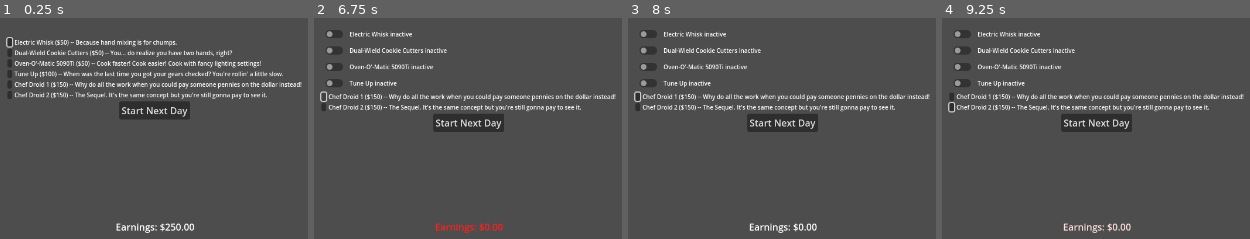
Above: before the commit, frames 1-4 (left to right).
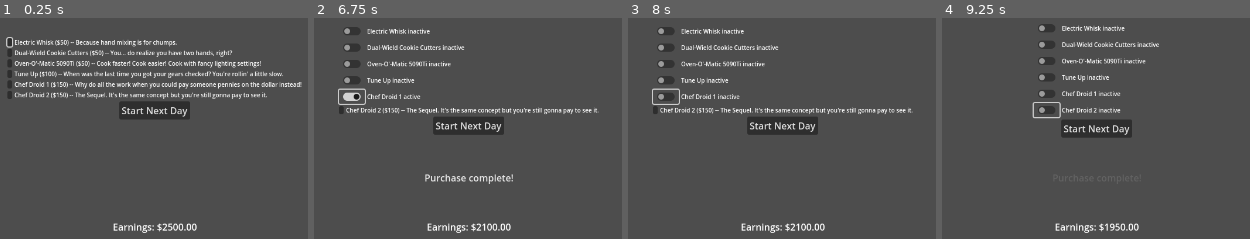
Above: after the commit, the same moments.

Repository: yanalex981/Tasty-Treads
Game: Godot game, scene res://Scenes/UI/UpgradeUI.tscn
The game is run twice, just before and just after one commit, with the same random seed, the same clock (stepped at 60 frames per second) and the same inputs. This scene is started directly instead of the project's main scene.
Inputs (mouse positions are in pixels of both pictures, inside the frame that each line leads up to; where the layout moved, square brackets give the same spot in the first picture):
- Up to frame 1 (0.25 s): no input
- Up to frame 2 (6.75 s): click (323, 42) at 0.5 s; click (335, 42) at 1.25 s; click (323, 55) at 2 s; click (335, 55) at 2.75 s; click (323, 68) at 3.5 s; click (335, 68) at 4.25 s; click (323, 82) at 5 s; click (335, 82) at 5.75 s; click (323, 95) at 6.5 s
- Up to frame 3 (8 s): click (664, 95) at 7.27 s
- Up to frame 4 (9.25 s): click (969, 110) [951, 106] at 8 s; click (1046, 110) at 8.77 s

The runs differ from the first frame. In frame 1, 0.7% of the frame differs, in the area x 36-64%, y 92-98%; in frame 2, 9.2%; in frame 3, 8.6%; in frame 4, 9.4%, in the area x 1-99%, y 2-98%.

Commit message:
Improved efficiency of upgrade purchase UI code
Previous code checked the toggle status of each CheckButton every frame. New code only checks when CheckButtons are clicked.

Diff:
--- /dev/null
+++ b/Scenes/Components/droid.tscn
@@ -0,0 +1,171 @@
+[gd_scene load_steps=22 format=3 uid="uid://cndcbl2t04lqa"]
+
+[ext_resource type="Script" path="res://Scripts/droid.gd" id="1_i62je"]
+[ext_resource type="Texture2D" path="res://Assets/sousChefSpritesheet.png" id="1_yguwn"]
+
+[sub_resource type="RectangleShape2D" id="RectangleShape2D_524o8"]
+size = Vector2(128, 48)
+
+[sub_resource type="AtlasTexture" id="AtlasTexture_gcv7p"]
+atlas = ExtResource("1_yguwn")
+region = Rect2(0, 0, 128, 128)
+
+[sub_resource type="AtlasTexture" id="AtlasTexture_ulna8"]
+atlas = ExtResource("1_yguwn")
+region = Rect2(128, 0, 128, 128)
+
+[sub_resource type="AtlasTexture" id="AtlasTexture_7mdns"]
+atlas = ExtResource("1_yguwn")
+region = Rect2(256, 0, 128, 128)
+
+[sub_resource type="AtlasTexture" id="AtlasTexture_bpfy7"]
+atlas = ExtResource("1_yguwn")
+region = Rect2(384, 0, 128, 128)
+
+[sub_resource type="AtlasTexture" id="AtlasTexture_et334"]
+atlas = ExtResource("1_yguwn")
+region = Rect2(0, 256, 128, 128)
+
+[sub_resource type="AtlasTexture" id="AtlasTexture_pxydu"]
+atlas = ExtResource("1_yguwn")
+region = Rect2(128, 256, 128, 128)
+
+[sub_resource type="AtlasTexture" id="AtlasTexture_20nvl"]
+atlas = ExtResource("1_yguwn")
+region = Rect2(256, 256, 128, 128)
+
+[sub_resource type="AtlasTexture" id="AtlasTexture_a8i6k"]
+atlas = ExtResource("1_yguwn")
+region = Rect2(384, 256, 128, 128)
+
+[sub_resource type="AtlasTexture" id="AtlasTexture_xjiq2"]
+atlas = ExtResource("1_yguwn")
+region = Rect2(0, 128, 128, 128)
+
+[sub_resource type="AtlasTexture" id="AtlasTexture_8d1qd"]
+atlas = ExtResource("1_yguwn")
+region = Rect2(128, 128, 128, 128)
+
+[sub_resource type="AtlasTexture" id="AtlasTexture_l7ojf"]
+atlas = ExtResource("1_yguwn")
+region = Rect2(256, 128, 128, 128)
+
+[sub_resource type="AtlasTexture" id="AtlasTexture_xxrg6"]
+atlas = ExtResource("1_yguwn")
+region = Rect2(384, 128, 128, 128)
+
+[sub_resource type="AtlasTexture" id="AtlasTexture_daifn"]
+atlas = ExtResource("1_yguwn")
+region = Rect2(0, 384, 128, 128)
+
+[sub_resource type="AtlasTexture" id="AtlasTexture_3u237"]
+atlas = ExtResource("1_yguwn")
+region = Rect2(128, 384, 128, 128)
+
+[sub_resource type="AtlasTexture" id="AtlasTexture_cmi4o"]
+atlas = ExtResource("1_yguwn")
+region = Rect2(256, 384, 128, 128)
+
+[sub_resource type="AtlasTexture" id="AtlasTexture_h5m0y"]
+atlas = ExtResource("1_yguwn")
+region = Rect2(384, 384, 128, 128)
+
+[sub_resource type="SpriteFrames" id="SpriteFrames_s8l8v"]
+animations = [{
+"frames": [{
+"duration": 1.0,
+"texture": SubResource("AtlasTexture_gcv7p")
+}, {
+"duration": 1.0,
+"texture": SubResource("AtlasTexture_ulna8")
+}, {
+"duration": 1.0,
+"texture": SubResource("AtlasTexture_7mdns")
+}, {
+"duration": 1.0,
+"texture": SubResource("AtlasTexture_bpfy7")
+}],
+"loop": true,
+"name": &"down",
+"speed": 5.0
+}, {
+"frames": [{
+"duration": 1.0,
+"texture": SubResource("AtlasTexture_et334")
+}, {
+"duration": 1.0,
+"texture": SubResource("AtlasTexture_pxydu")
+}, {
+"duration": 1.0,
+"texture": SubResource("AtlasTexture_20nvl")
+}, {
+"duration": 1.0,
+"texture": SubResource("AtlasTexture_a8i6k")
+}],
+"loop": true,
+"name": &"left",
+"speed": 5.0
+}, {
+"frames": [{
+"duration": 1.0,
+"texture": SubResource("AtlasTexture_xjiq2")
+}, {
+"duration": 1.0,
+"texture": SubResource("AtlasTexture_8d1qd")
+}, {
+"duration": 1.0,
+"texture": SubResource("AtlasTexture_l7ojf")
+}, {
+"duration": 1.0,
+"texture": SubResource("AtlasTexture_xxrg6")
+}],
+"loop": true,
+"name": &"right",
+"speed": 5.0
+}, {
+"frames": [{
+"duration": 1.0,
+"texture": SubResource("AtlasTexture_daifn")
+}, {
+"duration": 1.0,
+"texture": SubResource("AtlasTexture_3u237")
+}, {
+"duration": 1.0,
+"texture": SubResource("AtlasTexture_cmi4o")
+}, {
+"duration": 1.0,
+"texture": SubResource("AtlasTexture_h5m0y")
+}],
+"loop": true,
+"name": &"up",
+"speed": 5.0
+}]
+
+[sub_resource type="CircleShape2D" id="CircleShape2D_5hx2w"]
+radius = 56.0
+
+[node name="droid" type="CharacterBody2D" groups=["droids"]]
+position = Vector2(680, 432)
+collision_layer = 2
+script = ExtResource("1_i62je")
+metadata/_edit_group_ = true
+
+[node name="boundaries" type="CollisionShape2D" parent="."]
+position = Vector2(0, -24)
+shape = SubResource("RectangleShape2D_524o8")
+
+[node name="sprite" type="AnimatedSprite2D" parent="."]
+position = Vector2(0, -65)
+sprite_frames = SubResource("SpriteFrames_s8l8v")
+animation = &"right"
+
+[node name="reachable_zone" type="Area2D" parent="."]
+position = Vector2(0, -56)
+collision_layer = 4
+collision_mask = 4
+metadata/_edit_group_ = true
+
+[node name="zone" type="CollisionShape2D" parent="reachable_zone"]
+shape = SubResource("CircleShape2D_5hx2w")
+
+[node name="NavigationAgent2D" type="NavigationAgent2D" parent="."]
--- a/Scripts/UpgradeUI.gd
+++ b/Scripts/UpgradeUI.gd
@@ -34,7 +34,7 @@
 const PURCHASE_CONFIRM_ALPHA = 1
 const FADE_SPEED = 0.75
 
-var money = 250
+var money = 2500
 var justPurchased = false
 var insufficientFunds = false
 var whiskActivated = false
@@ -54,12 +54,19 @@
 	droid1Label.text = "Chef Droid 1 ($%.0f) -- Why do all the work when you could pay someone pennies on the dollar instead!" % DROID_1_PRICE
 	droid2Label.text = "Chef Droid 2 ($%.0f) -- The Sequel. It's the same concept but you're still gonna pay to see it." % DROID_2_PRICE
 	# Link the purchase functions with their respective buttons
-	whiskPurchaseButton.pressed.connect(_purchaseWhisk)
-	cutterPurchaseButton.pressed.connect(_purchaseCutter)
-	ovenPurchaseButton.pressed.connect(_purchaseOven)
-	tuneUpPurchaseButton.pressed.connect(_purchaseTuneUp)
-	droid1PurchaseButton.pressed.connect(_purchaseDroid1)
-	droid2PurchaseButton.pressed.connect(_purchaseDroid2)
+	whiskPurchaseButton.pressed.connect(_purchase_whisk)
+	cutterPurchaseButton.pressed.connect(_purchase_cutter)
+	ovenPurchaseButton.pressed.connect(_purchase_oven)
+	tuneUpPurchaseButton.pressed.connect(_purchase_tune_up)
+	droid1PurchaseButton.pressed.connect(_purchase_droid_1)
+	droid2PurchaseButton.pressed.connect(_purchase_droid_2)
+	# Link the toggle functions with their respective buttons
+	whiskToggle.pressed.connect(_toggle_whisk)
+	cutterToggle.pressed.connect(_toggle_cutter)
+	ovenToggle.pressed.connect(_toggle_oven)
+	tuneUpToggle.pressed.connect(_toggle_tune_up)
+	droid1Toggle.pressed.connect(_toggle_droid_1)
+	droid2Toggle.pressed.connect(_toggle_droid_2)
 	# Set all toggles to invisible by default
 	whiskToggle.visible = false
 	cutterToggle.visible = false
@@ -95,59 +102,9 @@
 		earningsLabel.modulate.g += FADE_SPEED * delta
 		earningsLabel.modulate.b += FADE_SPEED * delta
 
-	# ---------- Changing powerup variables and labels for purchased powerups ---------- #
-	if !whiskToggle.disabled:
-		if whiskToggle.button_pressed:
-			whiskActivated = true
-			whiskLabel.text = "Electric Whisk active"
-		else:
-			whiskActivated = false
-			whiskLabel.text = "Electric Whisk inactive"
-
-	if !cutterToggle.disabled:
-		if cutterToggle.button_pressed:
-			cutterActivated = true
-			cutterLabel.text = "Dual-Wield Cookie Cutters active"
-		else:
-			cutterActivated = false
-			cutterLabel.text = "Dual-Wield Cookie Cutters inactive"
-
-	if !ovenToggle.disabled:
-		if ovenToggle.button_pressed:
-			ovenActivated = true
-			ovenLabel.text = "Oven-O'-Matic 5090Ti active"
-		else:
-			ovenActivated = false
-			ovenLabel.text = "Oven-O'-Matic 5090Ti inactive"
-
-	if !tuneUpToggle.disabled:
-		if tuneUpToggle.button_pressed:
-			tuneUpActivated = true
-			tuneUpLabel.text = "Tune Up active"
-		else:
-			tuneUpActivated = false
-			tuneUpLabel.text = "Tune Up inactive"
-
-	if !droid1Toggle.disabled:
-		if droid1Toggle.button_pressed:
-			droid1Activated = true
-			droid1Label.text = "Chef Droid 1 active"
-		else:
-			droid1Activated = false
-			droid1Label.text = "Chef Droid 1 inactive"
-
-	if !droid2Toggle.disabled:
-		if droid2Toggle.button_pressed:
-			droid2Activated = true
-			droid2Label.text = "Chef Droid 2 active"
-		else:
-			droid2Activated = false
-			droid2Label.text = "Chef Droid 2 inactive"
-
-func _purchaseWhisk():
+func _purchase_whisk():
 	if money >= WHISK_PRICE:
 		money -= WHISK_PRICE
-		whiskActivated = true
 		justPurchased = true
 		# Hide the purchase button
 		whiskPurchaseButton.disabled = true
@@ -155,16 +112,17 @@
 		#Reveal the toggle button
 		whiskToggle.disabled = false
 		whiskToggle.visible = true
+		# Activate the whisk powerup after purchase
 		whiskToggle.button_pressed = true
+		_toggle_whisk()
 		# Change focus to the toggle that just activated
 		whiskToggle.grab_focus()
 	else:
 		insufficientFunds = true
 
-func _purchaseCutter():
+func _purchase_cutter():
 	if money >= CUTTER_PRICE:
 		money -= CUTTER_PRICE
-		cutterActivated = true
 		justPurchased = true
 		# Hide the purchase button
 		cutterPurchaseButton.disabled = true
@@ -172,13 +130,15 @@
 		#Reveal the toggle button
 		cutterToggle.disabled = false
 		cutterToggle.visible = true
+		# Activate the cutter powerup after purchase
 		cutterToggle.button_pressed = true
+		_toggle_cutter()
 		# Change focus to the toggle that just activated
 		cutterToggle.grab_focus()
 	else:
 		insufficientFunds = true
 
-func _purchaseOven():
+func _purchase_oven():
 	if money >= OVEN_PRICE:
 		money -= OVEN_PRICE
 		ovenActivated = true
@@ -189,13 +149,15 @@
 		#Reveal the toggle button
 		ovenToggle.disabled = false
 		ovenToggle.visible = true
+		# Activate the oven powerup after purchase
 		ovenToggle.button_pressed = true
+		_toggle_oven()
 		# Change focus to the toggle that just activated
 		ovenToggle.grab_focus()
 	else:
 		insufficientFunds = true
 
-func _purchaseTuneUp():
+func _purchase_tune_up():
 	if money >= TUNE_UP_PRICE:
 		money -= TUNE_UP_PRICE
 		tuneUpActivated = true
@@ -206,13 +168,15 @@
 		#Reveal the toggle button
 		tuneUpToggle.disabled = false
 		tuneUpToggle.visible = true
+		# Activate the whisk powerup after purchase
 		tuneUpToggle.button_pressed = true
+		_toggle_tune_up()
 		# Change focus to the toggle that just activated
 		tuneUpToggle.grab_focus()
 	else:
 		insufficientFunds = true
 
-func _purchaseDroid1():
+func _purchase_droid_1():
 	if money >= DROID_1_PRICE:
 		money -= DROID_1_PRICE
 		droid1Activated = true
@@ -223,13 +187,15 @@
 		#Reveal the toggle button
 		droid1Toggle.disabled = false
 		droid1Toggle.visible = true
+		# Activate the droid powerup after purchase
 		droid1Toggle.button_pressed = true
+		_toggle_droid_1()
 		# Change focus to the toggle that just activated
 		droid1Toggle.grab_focus()
 	else:
 		insufficientFunds = true
 
-func _purchaseDroid2():
+func _purchase_droid_2():
 	if money >= DROID_2_PRICE:
 		money -= DROID_2_PRICE
 		droid2Activated = true
@@ -240,8 +206,52 @@
 		#Reveal the toggle button
 		droid2Toggle.disabled = false
 		droid2Toggle.visible = true
+		# Activate the droid powerup after purchase
 		droid2Toggle.button_pressed = true
+		_toggle_droid_2()
 		# Change focus to the toggle that just activated
 		droid2Toggle.grab_focus()
 	else:
 		insufficientFunds = true
+
+func _toggle_whisk():
+	whiskActivated = whiskToggle.button_pressed
+	if whiskActivated:
+		whiskLabel.text = "Electric Whisk active"
+	else:
+		whiskLabel.text = "Electric Whisk inactive"
+
+func _toggle_cutter():
+	cutterActivated = cutterToggle.button_pressed
+	if cutterActivated:
+		cutterLabel.text = "Dual-Wield Cookie Cutters active"
+	else:
+		cutterLabel.text = "Dual-Wield Cookie Cutters inactive"
+
+func _toggle_oven():
+	ovenActivated = ovenToggle.button_pressed
+	if ovenActivated:
+		ovenLabel.text = "Oven-O'-Matic 5090Ti active"
+	else:
+		ovenLabel.text = "Oven-O'-Matic 5090Ti inactive"
+
+func _toggle_tune_up():
+	tuneUpActivated = tuneUpToggle.button_pressed
+	if tuneUpActivated:
+		tuneUpLabel.text = "Tune Up active"
+	else:
+		tuneUpLabel.text = "Tune Up inactive"
+
+func _toggle_droid_1():
+	droid1Activated = droid1Toggle.button_pressed
+	if droid1Activated:
+		droid1Label.text = "Chef Droid 1 active"
+	else:
+		droid1Label.text = "Chef Droid 1 inactive"
+
+func _toggle_droid_2():
+	droid2Activated = droid2Toggle.button_pressed
+	if droid2Activated:
+		droid2Label.text = "Chef Droid 2 active"
+	else:
+		droid2Label.text = "Chef Droid 2 inactive"
Not shown: 1 places in Scenes/kitchen.tscn that only renumber resources
